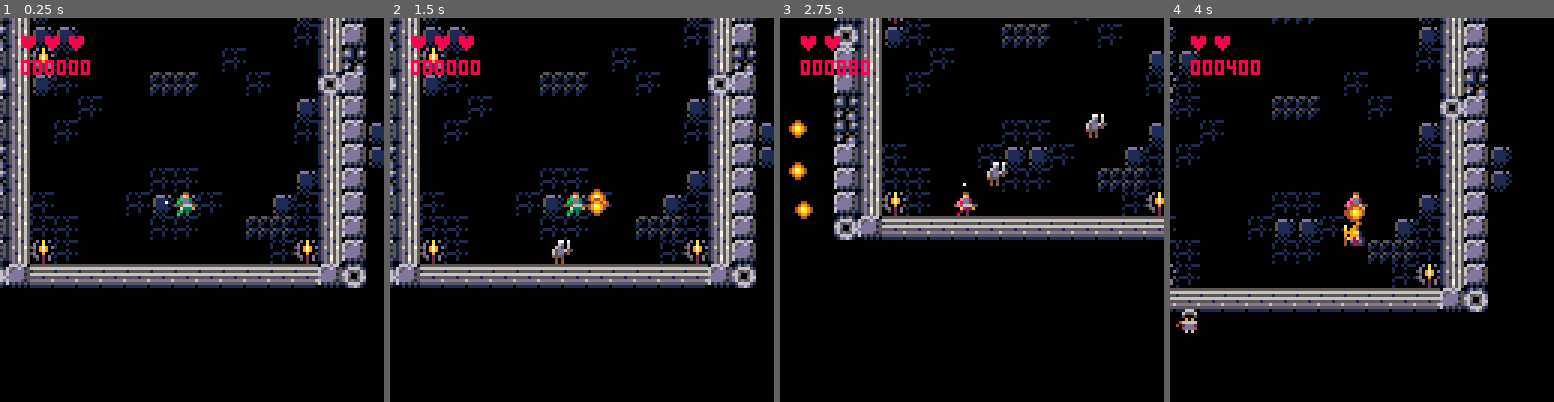
Above: before the commit, frames 1-4 (left to right).
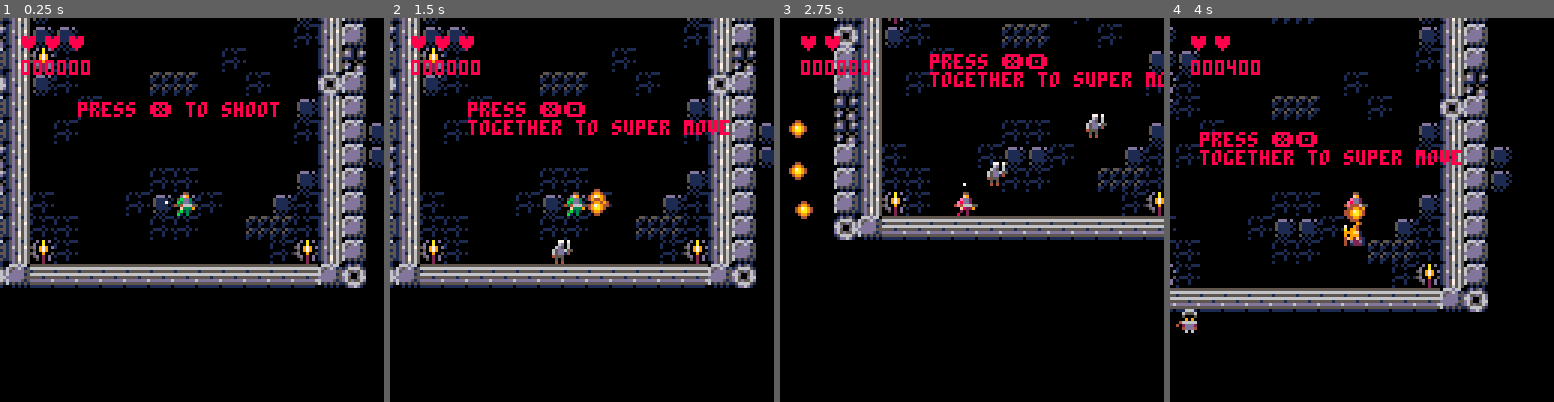
Above: after the commit, the same moments.

Repository: elbert-git/pico8Gun
Game: PICO-8 cartridge gungame_import.p8
The game is run twice, just before and just after one commit, with the same random seed, the same clock (stepped at 60 frames per second) and the same inputs.
Inputs:
- Up to frame 1 (0.25 s): no input
- Up to frame 2 (1.5 s): tap O (Z key) at 0.33, 0.7, 1.43 s; tap X (X key) at 1.07 s
- Up to frame 3 (2.75 s): hold Left 1.97-2.37 s; tap X (X key) at 2.07, 2.4, 2.73 s; tap O (Z key) at 2.22 s; hold Down from 2.42 s (still down)
- Up to frame 4 (4 s): release Down at 2.82 s; hold Right 2.87-3.53 s; tap X (X key) at 3.07, 3.4, 3.73 s; tap O (Z key) at 3.1, 3.98 s; hold Up from 3.58 s (still down)

The runs differ from the first frame. In frame 1, 0.8% of the frame differs, in the area x 20-73%, y 21-26%; in frame 2, 1.7%, in the area x 20-89%, y 21-31%; in frame 3, 1.6%; in frame 4, 1.7%.

Commit message:
fixed powerup and tut prompt

Diff:
--- a/gungame_import.p8
+++ b/gungame_import.p8
@@ -243,6 +243,8 @@
 	-- shooting
 	if btn(4) then
 		if b_down_time < 0 then
+			--iterate tutorial
+			iter_tut_prompt(2)
 			-- handle bullet down time
 			b_down_time = b_rate
 			-- calc bullet directions
@@ -258,6 +260,9 @@
 	end
 	-- switch shooting direction
 	if btnp(5) then
+		--iterate tut
+		iter_tut_prompt(3)
+		--switch direciton
 		if player.sht_fwd then
 			player.sht_fwd = false
 			ret_ang = 0.5
@@ -549,6 +554,9 @@
 	end
 end
 function bomb_boom()
+	--tut hooks
+	iter_tut_prompt(4)
+	start_game()
 	--set bomb fx
 	sfx(9)
 	curr_flash_index = #b_flash_colors
@@ -907,6 +915,7 @@
 function tutorial_draw()
 	door_draw()
 	tut_p_up_draw()
+	tut_prompts_draw()
 end
 
 
@@ -916,7 +925,6 @@
 	active=true
 }
 function door_update()
-	if btn(4) then door.active = false end
 	if door.active then
 		-- prevent player from leaving
 		if(player.pos.y < door.thresh) then
@@ -938,6 +946,7 @@
 }
 function tut_p_up_update()
 	if obj_collide(player, tut_p_up) and tut_p_up.active then
+		iter_tut_prompt(3)
 		player.bombs += 1
 		tut_p_up.active = false
 		sfx(7)
@@ -948,9 +957,43 @@
 		spr(
 			114,
 			tut_p_up.pos.x,
-			tut_p_up.pos,y
+			tut_p_up.pos.y
 		)
 	end
+end
+
+
+--------------- tutorial prompts
+
+tut_prompts = {
+	{"press ❎ to shoot"},
+	{"press 🅾️ to switch","    directions"},
+	{"press ❎🅾️ ","together to super move"},
+	{""}
+}
+tut_prompts_i = 1
+function tut_prompts_draw()
+	local arr=tut_prompts[tut_prompts_i]
+	for i=1, #arr do
+		if(i == 1) then
+			print(arr[i], 87*8, 50*9)
+		else
+			print(arr[i])
+		end
+	end
+end
+function iter_tut_prompt(val)
+	if(val > tut_prompts_i) then
+		tut_prompts_i = val
+	end
+end
+
+-- this function is called
+-- to signal end of tutorial
+function start_game()
+	-- disable door
+	door.active = false
+	-- start enemies and powerups
 end
 
 __gfx__
